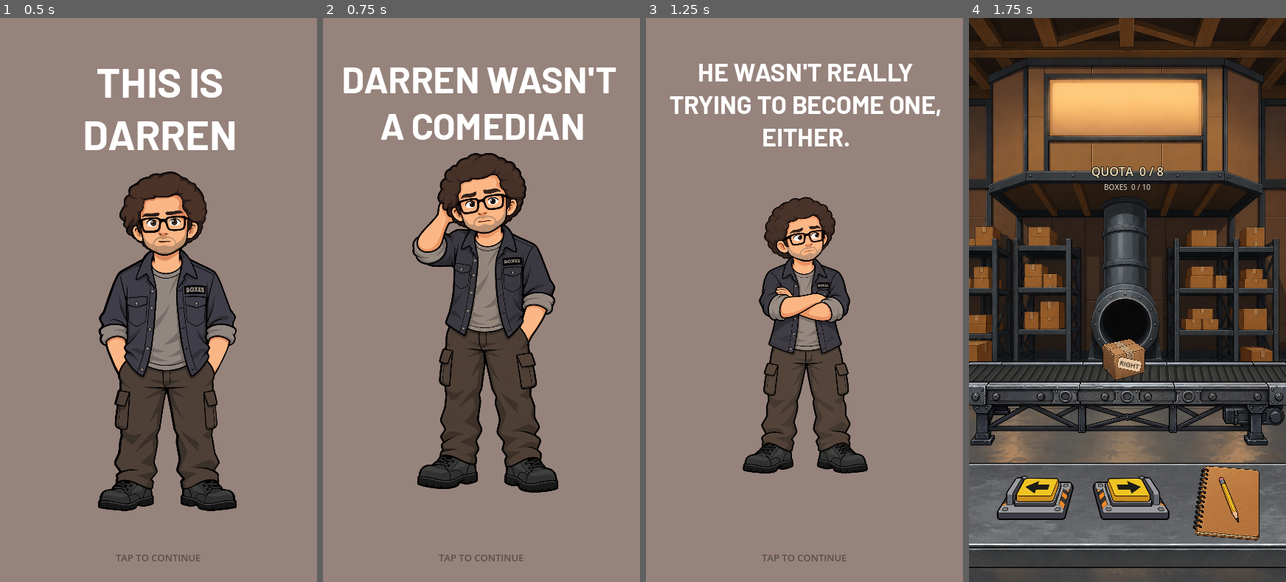
Above: before the commit, frames 1-4 (left to right).
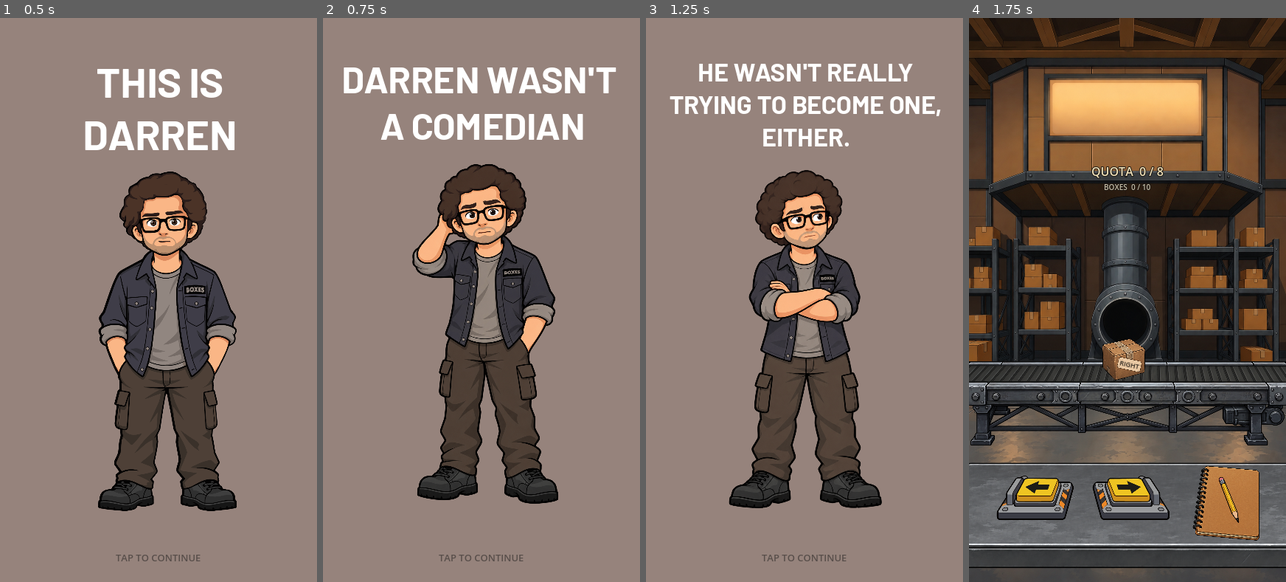
Above: after the commit, the same moments.

Repository: patrickcallahancomedy/comedian
Game: Godot game, scene res://scenes/story/story_sequence.tscn
Same seed, same stepped clock (60 frames per second), same inputs: the game is played once before the commit and once after it.
Inputs (mouse positions are in pixels of both pictures, inside the frame that each line leads up to):
- Up to frame 1 (0.5 s): no input
- Up to frame 2 (0.75 s): tap Enter (ui_accept) at 0.5 s; move the mouse to (551, 271) at 0.52 s; click (551, 271) at 0.67 s
- Up to frame 3 (1.25 s): tap Enter (ui_accept) at 0.77 s
- Up to frame 4 (1.75 s): tap Enter (ui_accept) at 1.25, 1.52 s; move the mouse to (1064, 328) at 1.27 s; click (1064, 328) at 1.42 s

Frame 1 is identical in both runs. In frame 2, 9.1% of the frame differs, in the area x 28-75%, y 23-87%; in frame 3, 11%, in the area x 26-75%, y 26-87%; in frame 4, nothing differs.

Commit message:
Match pages 2 and 3 to approved Darren spacing

Diff:
--- a/godot/scenes/story/pages/02_not_comedian.tscn
+++ b/godot/scenes/story/pages/02_not_comedian.tscn
@@ -73,9 +73,9 @@
 [node name="Foreground" type="TextureRect" parent="ArtLayer" unique_id=2058067170]
 layout_mode = 1
 offset_left = 67.0
-offset_top = 171.0
+offset_top = 186.0
 offset_right = 371.0
-offset_bottom = 669.0
+offset_bottom = 684.0
 texture = ExtResource("2_6i01f")
 expand_mode = 1
 stretch_mode = 5
--- a/godot/scenes/story/pages/03_not_trying.tscn
+++ b/godot/scenes/story/pages/03_not_trying.tscn
@@ -72,10 +72,10 @@
 
 [node name="Foreground" type="TextureRect" parent="ArtLayer"]
 layout_mode = 1
-offset_left = 80.0
-offset_top = 216.0
-offset_right = 350.0
-offset_bottom = 654.0
+offset_left = 50.0
+offset_top = 174.0
+offset_right = 380.0
+offset_bottom = 709.0
 texture = ExtResource("2_darren")
 expand_mode = 1
 stretch_mode = 5
